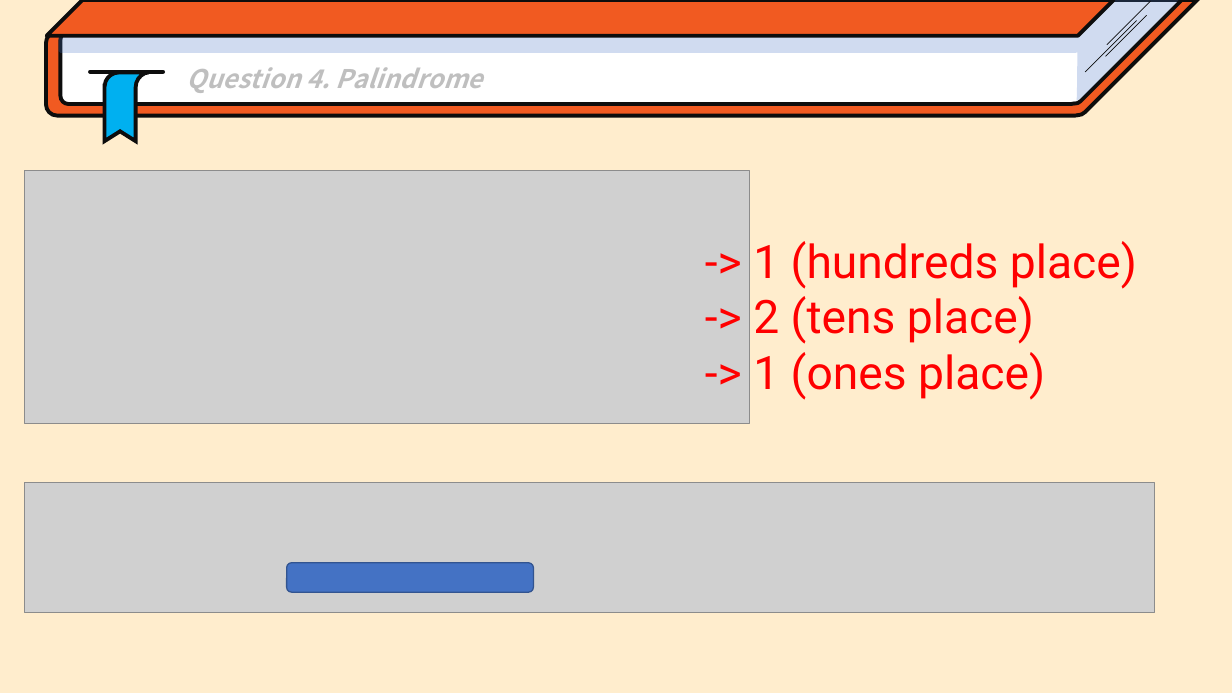
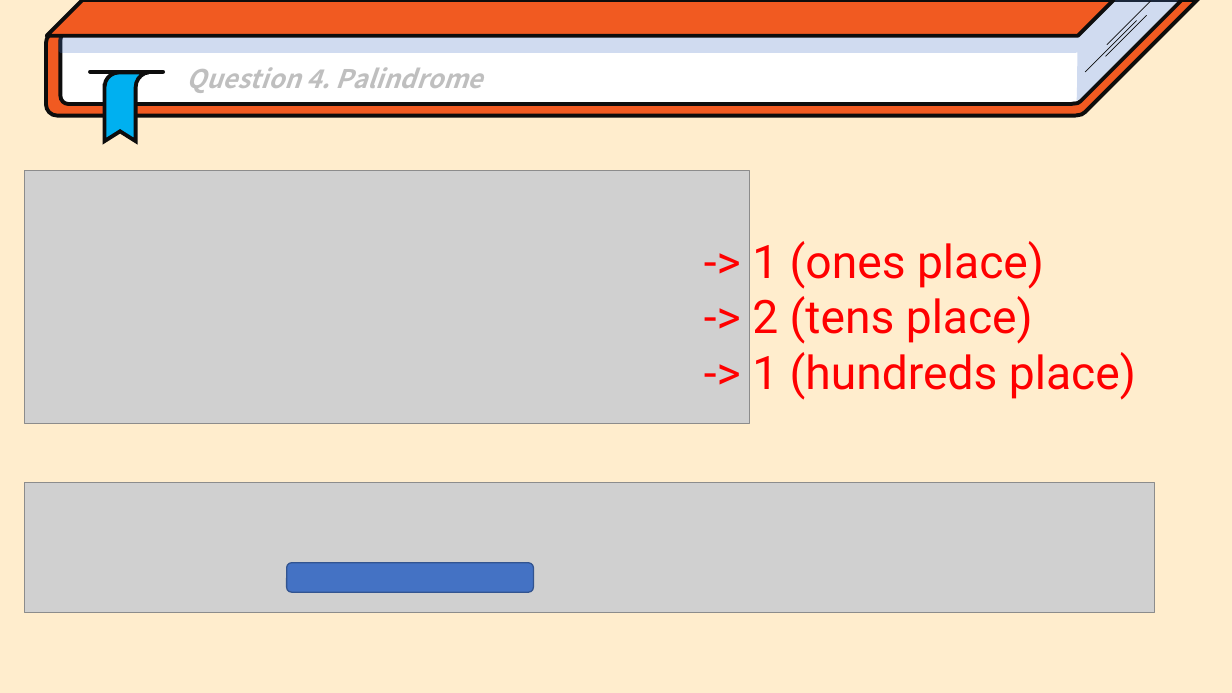
Before and after one commit to Park-Minjoo/ObjectOrientedProgramming_2023_JIU, a slide deck: slide 28 of Practice/Chap3/Chap3_If-statement.pptx. Drawn at 1232x693 pixels with LibreOffice and Linux fonts; fonts in the diff are those of the drawing; grey boxes stand for pictures. Boxes give left, top, right and bottom in pixels: in the first picture for what was removed or moved away, otherwise in the second. Text is boxed around its words. In the diff, an @@ line names an element or a change of style, - is before the commit and + after.

```diff
--- a/Practice/Chap3/Chap3_If-statement.pptx
+++ b/Practice/Chap3/Chap3_If-statement.pptx
@@ text at <box>752,241,1044,344</box>: paragraphs added @@
+-> 1 (ones place)
+-> 2 (tens place)
@@ text at <box>753,296,1045,400</box>: paragraphs removed @@
--> 2 (tens place)
--> 1 (ones place)
```
Also in this commit, not shown: 2 other slides changed, 1 other file.
